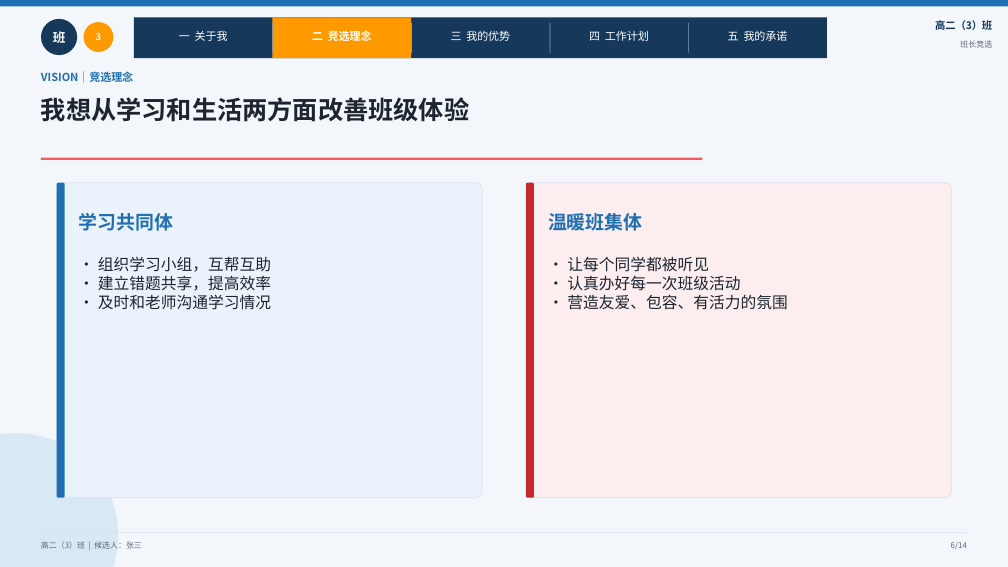
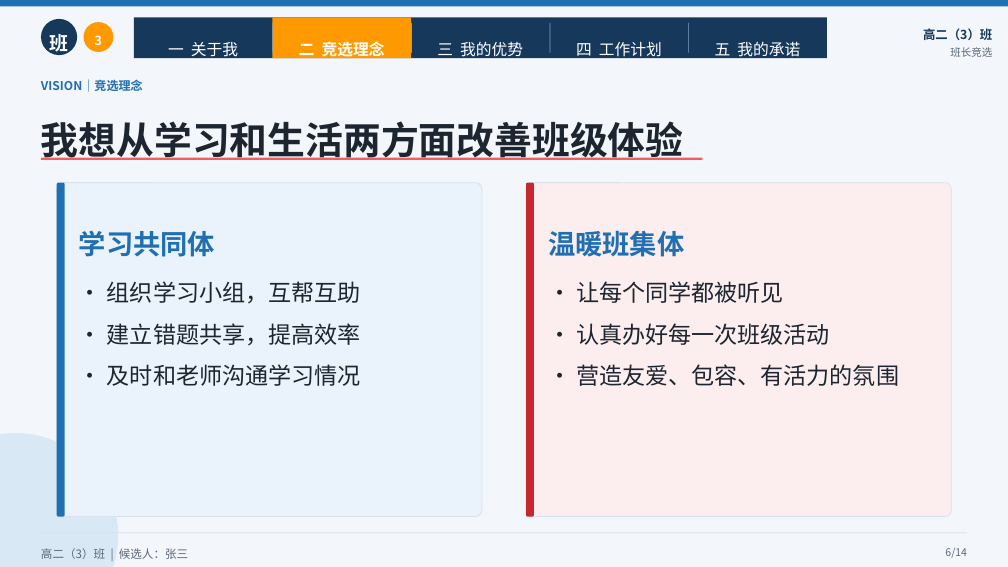
Before and after one commit to NEMU-CAN/Codex-PPT, a slide deck: slide 6 of dist/class-monitor-academic.pptx. Drawn at 1008x567 pixels with LibreOffice and Linux fonts; fonts in the diff are those of the drawing. Boxes give left, top, right and bottom in pixels: in the first picture for what was removed or moved away, otherwise in the second. Text is boxed around its words. In the diff, an @@ line names an element or a change of style, - is before the commit and + after.

```diff
--- a/dist/class-monitor-academic.pptx
+++ b/dist/class-monitor-academic.pptx
@@ text "班" at [50, 34, 69, 55]: size 12 to 18 pt; line spacing 1 to 1.5 @@
@@ text "3" at [95, 35, 102, 45]: size 9 to 12 pt; line spacing 1 to 1.5 @@
@@ text "高二（3）班" at [923, 28, 992, 40]: size 9.8 to 11.8 pt; line spacing 1 to 1.5 @@
@@ size 10.5 to 15 pt; line spacing 1 to 1.5 in 5 elements at [168, 42, 238, 60], [299, 39, 385, 60], [437, 42, 523, 60], [576, 41, 662, 60], [715, 42, 800, 60] @@
@@ text "班长竞选" at [950, 47, 992, 57]: size 7.5 to 10 pt; line spacing 1 to 1.5 @@
@@ text "VISION｜竞选理念" at [41, 79, 143, 92]: size 10.5 to 11.5 pt; line spacing 1 to 1.5 @@
@@ text "我想从学习和生活两方面改善班级体验" at [41, 121, 684, 160]: size 24 to 36 pt; line spacing 1 to 1.5 @@
@@ rounded rectangle: place and size @@
-rounded rectangle at [57, 183, 482, 498]
+rounded rectangle at [57, 183, 482, 517]
@@ rounded rectangle at [57, 183, 482, 517]: proportions changed @@
@@ rounded rectangle: place and size @@
-rounded rectangle at [57, 183, 64, 498]
+rounded rectangle at [57, 183, 64, 517]
@@ rounded rectangle at [526, 183, 951, 517]: proportions changed @@
@@ rounded rectangle: place and size @@
-rounded rectangle at [526, 183, 951, 498]
+rounded rectangle at [526, 183, 951, 517]
@@ rounded rectangle: place and size @@
-rounded rectangle at [526, 183, 534, 498]
+rounded rectangle at [526, 183, 534, 517]
@@ text "学习共同体" at [79, 230, 216, 257]: size 18 to 26 pt; line spacing 1 to 1.5 @@
@@ text "温暖班集体" at [548, 231, 685, 257]: size 18 to 26 pt; line spacing 1 to 1.5 @@
@@ text "• 组织学习小组，互帮互助": place and size @@
-text "• 组织学习小组，互帮互助" at [98, 256, 271, 310]
+text "• 组织学习小组，互帮互助" at [107, 281, 361, 386]
@@ text "• 组织学习小组，互帮互助" at [107, 281, 361, 386]: size 15 to 22 pt; line spacing 1 to 1.5 @@
@@ text "• 让每个同学都被听见" at [576, 281, 899, 386]: size 15 to 22 pt; line spacing 1 to 1.5 @@
@@ text "• 让每个同学都被听见": place and size @@
-text "• 让每个同学都被听见" at [567, 256, 787, 310]
+text "• 让每个同学都被听见" at [576, 281, 899, 386]
@@ text "高二（3）班 | 候选人：张三" at [41, 548, 188, 559]: size 7.5 to 11 pt; line spacing 1 to 1.5 @@
@@ text "6/14" at [945, 548, 967, 558]: size 7.5 to 10 pt; line spacing 1 to 1.5 @@
```
Also in this commit, not shown: 13 other slides changed, 2 other files.
